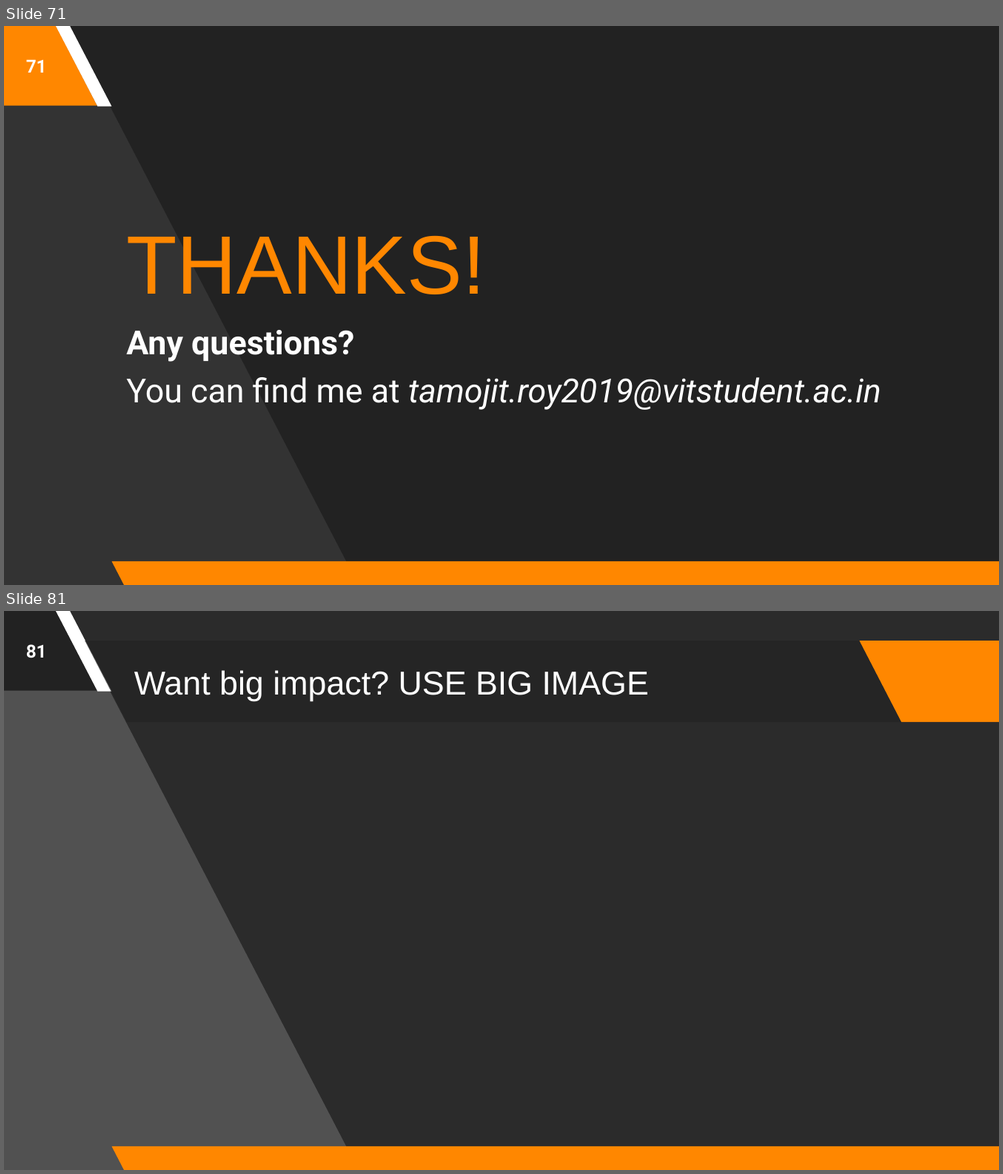
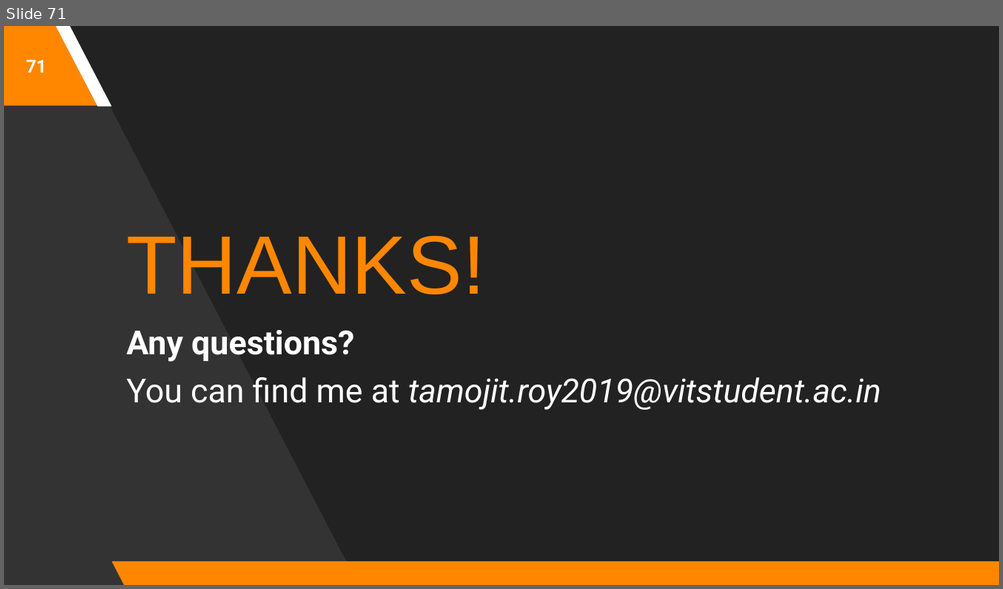
Before and after one commit to astrodestroyergithub/Divvy-Bike-Share, a slide deck: PPTS/19BCE1156_Tamojit_Roy_Capstone_Project_B.Tech_CSE_2019-23_Review-2.pptx. Shown one above the other, each under a label of ours: slides 71 and 81 before the commit, slide 71 after it; the slides between them are not shown. The pictures are 1003x1174 and 1003x589 pixels, drawn with LibreOffice and Linux fonts; fonts in the diff are those of the drawing; background and template pictures are left out; a plain dark background stands for a picture behind light text. Boxes give left, top, right and bottom in pixels: in the first picture for what was removed or moved away, otherwise in the second. Text is boxed around its words. In the diff, an @@ line names an element or a change of style, - is before the commit and + after.

```diff
--- a/PPTS/19BCE1156_Tamojit_Roy_Capstone_Project_B.Tech_CSE_2019-23_Review-2.pptx
+++ b/PPTS/19BCE1156_Tamojit_Roy_Capstone_Project_B.Tech_CSE_2019-23_Review-2.pptx
@@ slide 81 removed at bbox=[4, 611, 999, 1170], background picture (left out); not listed: 2 template elements that a slide beside it also shows @@
@@ freeform shape removed at bbox=[4, 611, 358, 1170] @@
@@ parallelogram removed at bbox=[4, 611, 96, 691] @@
@@ page number removed at bbox=[26, 644, 47, 658] @@
-81
@@ parallelogram removed at bbox=[85, 641, 901, 723] @@
@@ parallelogram removed at bbox=[859, 641, 999, 723] @@
@@ title removed at bbox=[134, 670, 649, 701] @@
-Want big impact? USE BIG IMAGE
```
Also in this commit, not shown: 2 slides changed, 37 other slides removed.
